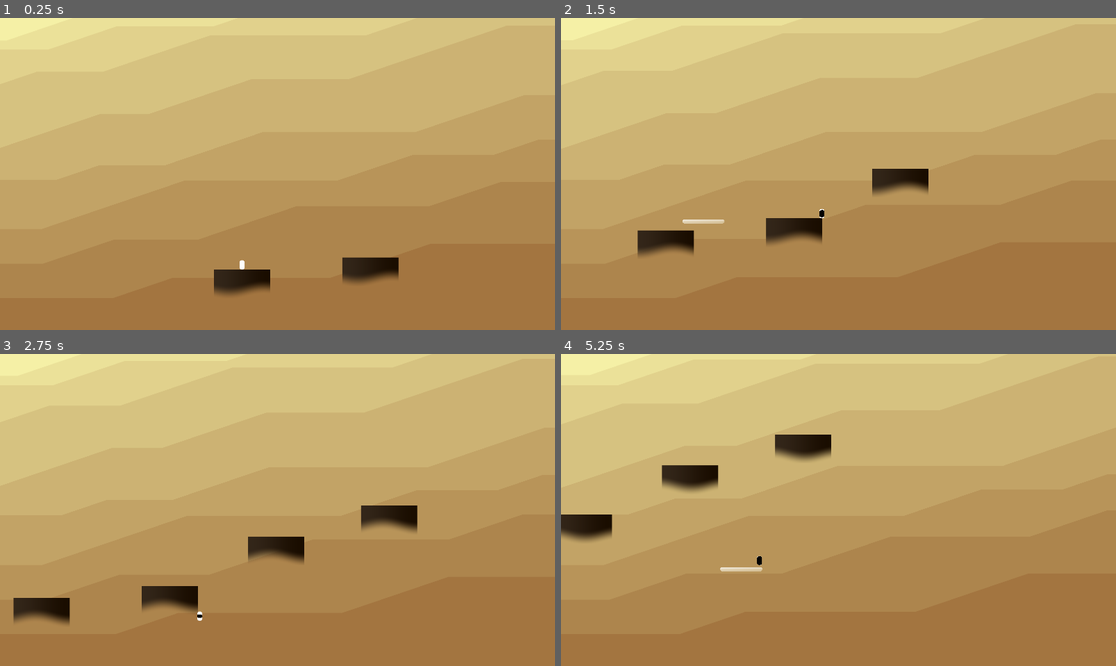
Above: before the commit, frames 1-4 (two rows, left to right).
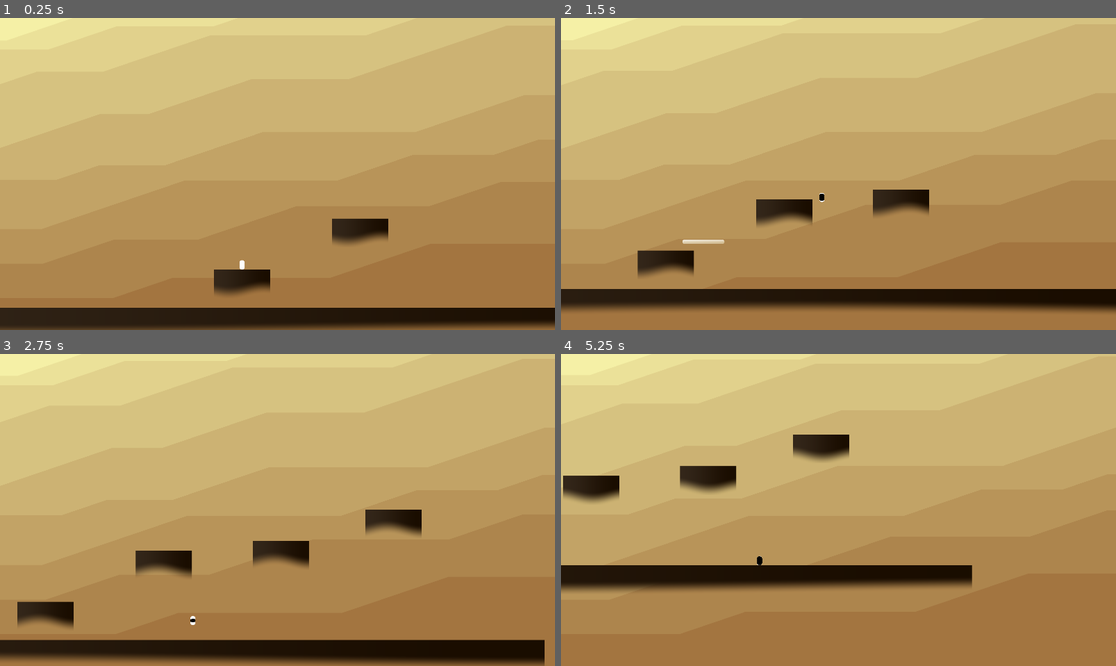
Above: after the commit, the same moments.

Repository: haikey-build/climb
Game: Godot game, scene res://level/desert/desert_level.tscn
Two runs of this game, one before a commit and one after it. Both use one fixed random seed, a clock stepped at 60 frames per second and the inputs below. Before the commit the project starts from res://level/desert_level.tscn.
Inputs:
- Up to frame 1 (0.25 s): no input
- Up to frame 2 (1.5 s): tap Enter (ui_accept) at 0.5 s; hold D (right) from 0.53 s (still down); tap Q (recall_platform) at 0.6 s; tap W (jump) at 0.77 s; tap S (set_platform) at 0.8, 1.35 s
- Up to frame 3 (2.75 s): tap W (jump) at 1.52 s; tap Q (recall_platform) at 1.55, 2.1 s; release D (right) at 2.03 s; hold A (left) from 2.03 s (still down); tap S (set_platform) at 2.3 s
- Up to frame 4 (5.25 s): release A (left) at 2.78 s; hold D (right) 2.78-4.28 s; tap S (set_platform) at 2.85, 3.8, 5.1 s; tap W (jump) at 3.02, 3.77, 4.52 s; tap Q (recall_platform) at 3.05, 4.35 s; tap E (swap_platform_type) at 3.6 s; hold A (left) 4.28-5.03 s; hold D (right) from 5.03 s (still down)

The runs differ from the first frame. In frame 1, 8.6% of the frame differs, in the area x 0-100%, y 64-100%; in frame 2, 11%, in the area x 0-100%, y 48-95%; in frame 3, 11%; in frame 4, 8.7%.

Commit message:
file refactor

Diff:
--- a/background/background_slice.tres
+++ b/background/desert/background_slice.tres
@@ -1,6 +1,6 @@
 [gd_resource type="ShaderMaterial" load_steps=2 format=3 uid="uid://bmbvt6lcg6esp"]
 
-[ext_resource type="Shader" path="res://background/background_slice.gdshader" id="1_5jjtc"]
+[ext_resource type="Shader" path="res://background/desert/background_slice.gdshader" id="1_5jjtc"]
 
 [resource]
 shader = ExtResource("1_5jjtc")
--- a/background/desert_background.gd
+++ b/background/desert/desert_background.gd
@@ -2,7 +2,7 @@
 
 var _rng = RandomNumberGenerator.new()
 
-@onready var slice_scene = preload("res://background/desert_slice.tscn")
+@onready var slice_scene = preload("res://background/desert/desert_slice.tscn")
 @onready var slices = []
 @onready var start_color = Color(1, 1, 0.7, 1)
 @onready var end_color = Color(.6, .4, 0.2, 1)
--- a/background/desert_background.tscn
+++ b/background/desert/desert_background.tscn
@@ -1,6 +1,6 @@
 [gd_scene load_steps=2 format=3 uid="uid://bkiupjnxtypyq"]
 
-[ext_resource type="Script" path="res://background/desert_background.gd" id="1_2qye8"]
+[ext_resource type="Script" path="res://background/desert/desert_background.gd" id="1_2qye8"]
 
 [node name="DesertBackground" type="Node2D"]
 script = ExtResource("1_2qye8")
--- /dev/null
+++ b/background/desert/desert_slice.tscn
@@ -0,0 +1,12 @@
+[gd_scene load_steps=4 format=3 uid="uid://cpwvdobiy534r"]
+
+[ext_resource type="Material" uid="uid://bmbvt6lcg6esp" path="res://background/desert/background_slice.tres" id="1_vxyos"]
+[ext_resource type="Script" path="res://background/desert/desert_slice.gd" id="2_3fvc8"]
+
+[sub_resource type="CanvasTexture" id="CanvasTexture_mt8ll"]
+
+[node name="DesertSlice" type="Sprite2D"]
+material = ExtResource("1_vxyos")
+scale = Vector2(11.625, 11.625)
+texture = SubResource("CanvasTexture_mt8ll")
+script = ExtResource("2_3fvc8")
--- a/background/desert_slice.tscn
+++ /dev/null
@@ -1,12 +0,0 @@
-[gd_scene load_steps=4 format=3 uid="uid://cpwvdobiy534r"]
-
-[ext_resource type="Material" uid="uid://bmbvt6lcg6esp" path="res://background/background_slice.tres" id="1_t5o1e"]
-[ext_resource type="Script" path="res://background/desert_slice.gd" id="2_x6twi"]
-
-[sub_resource type="CanvasTexture" id="CanvasTexture_mt8ll"]
-
-[node name="DesertSlice" type="Sprite2D"]
-material = ExtResource("1_t5o1e")
-scale = Vector2(11.625, 11.625)
-texture = SubResource("CanvasTexture_mt8ll")
-script = ExtResource("2_x6twi")
--- a/background/floating_platform.tres
+++ b/background/platforms/floating_platform.tres
@@ -1,6 +1,6 @@
 [gd_resource type="ShaderMaterial" load_steps=2 format=3 uid="uid://be0dl4seydhre"]
 
-[ext_resource type="Shader" path="res://background/floating_platform.gdshader" id="1_0flls"]
+[ext_resource type="Shader" path="res://background/platforms/floating_platform.gdshader" id="1_0flls"]
 
 [resource]
 shader = ExtResource("1_0flls")
--- a/background/floating_platform.tscn
+++ b/background/platforms/floating_platform.tscn
@@ -1,7 +1,7 @@
 [gd_scene load_steps=5 format=3 uid="uid://dc2b421wo8kwx"]
 
-[ext_resource type="Material" uid="uid://be0dl4seydhre" path="res://background/floating_platform.tres" id="1_dn8m7"]
-[ext_resource type="Script" path="res://background/floating_platform.gd" id="1_wbudu"]
+[ext_resource type="Script" path="res://background/platforms/floating_platform.gd" id="1_eqgp4"]
+[ext_resource type="Material" uid="uid://be0dl4seydhre" path="res://background/platforms/floating_platform.tres" id="2_qfwqc"]
 
 [sub_resource type="RectangleShape2D" id="RectangleShape2D_jibag"]
 size = Vector2(97.1843, 50.2722)
@@ -10,7 +10,7 @@
 
 [node name="FloatingPlatform" type="StaticBody2D"]
 scale = Vector2(2, 1)
-script = ExtResource("1_wbudu")
+script = ExtResource("1_eqgp4")
 
 [node name="CollisionShape2D" type="CollisionShape2D" parent="."]
 position = Vector2(-0.127989, -24.8639)
@@ -18,6 +18,6 @@
 
 [node name="Sprite2D" type="Sprite2D" parent="."]
 z_index = 7
-material = ExtResource("1_dn8m7")
+material = ExtResource("2_qfwqc")
 scale = Vector2(97.297, 100)
 texture = SubResource("CanvasTexture_x1wbi")
--- a/char/desert_char.tscn
+++ b/char/player/desert_char.tscn
@@ -1,6 +1,6 @@
 [gd_scene load_steps=4 format=3 uid="uid://blubiq053mo8n"]
 
-[ext_resource type="Script" path="res://char/desert_char.gd" id="1_230j0"]
+[ext_resource type="Script" path="res://char/player/desert_char.gd" id="1_230j0"]
 
 [sub_resource type="CapsuleShape2D" id="CapsuleShape2D_trj2w"]
 radius = 9.0
--- a/char/explorer.tscn
+++ b/char/player/explorer.tscn
@@ -1,6 +1,6 @@
 [gd_scene load_steps=2 format=3 uid="uid://cvmf4fik8obik"]
 
-[ext_resource type="Script" path="res://char/explorer.gd" id="1_cd3u5"]
+[ext_resource type="Script" path="res://char/player/explorer.gd" id="1_cd3u5"]
 
 [node name="Explorer" type="CharacterBody2D"]
 script = ExtResource("1_cd3u5")
--- a/char/proto_char.tscn
+++ b/char/player/proto_char.tscn
@@ -1,7 +1,7 @@
 [gd_scene load_steps=6 format=3 uid="uid://durrgqvx088gf"]
 
-[ext_resource type="Script" path="res://char/proto_char.gd" id="1_wbe7g"]
-[ext_resource type="Texture2D" uid="uid://r7jltp8e2ytc" path="res://char/capsule_Background_Removed.png" id="2_xpm66"]
+[ext_resource type="Script" path="res://char/player/proto_char.gd" id="1_wbe7g"]
+[ext_resource type="Texture2D" uid="uid://r7jltp8e2ytc" path="res://char/player/capsule_Background_Removed.png" id="2_xpm66"]
 
 [sub_resource type="CapsuleShape2D" id="CapsuleShape2D_ernw0"]
 
--- a/level/blocks/basic_block.tscn
+++ b/level/blocks/basic_block.tscn
@@ -1,7 +1,7 @@
 [gd_scene load_steps=4 format=3 uid="uid://c02jydykctbe"]
 
-[ext_resource type="Texture2D" uid="uid://bfkm6rgtvas4r" path="res://level/white-border-64.png" id="1_pxpvo"]
 [ext_resource type="Script" path="res://level/blocks/basic_block.gd" id="1_q560b"]
+[ext_resource type="Texture2D" uid="uid://bfkm6rgtvas4r" path="res://level/proto/white-border-64.png" id="2_j4csq"]
 
 [sub_resource type="RectangleShape2D" id="RectangleShape2D_hqme0"]
 
@@ -13,4 +13,4 @@
 
 [node name="White-border-64" type="Sprite2D" parent="."]
 scale = Vector2(0.3125, 0.3125)
-texture = ExtResource("1_pxpvo")
+texture = ExtResource("2_j4csq")
--- a/level/blocks/high_jump_block.tscn
+++ b/level/blocks/high_jump_block.tscn
@@ -1,7 +1,7 @@
 [gd_scene load_steps=4 format=3 uid="uid://cxcaxq03un2d"]
 
 [ext_resource type="Script" path="res://level/blocks/high_jump_block.gd" id="1_nerlm"]
-[ext_resource type="Texture2D" uid="uid://bfkm6rgtvas4r" path="res://level/white-border-64.png" id="1_qobnl"]
+[ext_resource type="Texture2D" uid="uid://bfkm6rgtvas4r" path="res://level/proto/white-border-64.png" id="1_qobnl"]
 
 [sub_resource type="RectangleShape2D" id="RectangleShape2D_of0p4"]
 
--- a/level/DesertCamera.gd
+++ b/level/desert/DesertCamera.gd
@@ -28,12 +28,8 @@
 	for val in _tracker_vel_history:
 		x_diff += (_tracker.position.x - val) / 80000
 
-
 	var avg_velocity = (_tracker_vel_history[-1] - _tracker_vel_history[0]) / _tracker_vel_history.size()
 
-	print(avg_velocity)
-
-	# Determine the direction based on the threshold
 	if avg_velocity > _threshold:
 		_current_direction = 1
 		if _direction_change_counter < _direction_change_time:
@@ -45,14 +41,14 @@
 
 	var amount = s_curve_lerp(_offset_left.x, _offset_right.x, _direction_change_counter / _direction_change_time)
 
-	print('amount: ', amount)
+	_offset = Vector2(amount, -120)
 
-	_offset = Vector2(amount, -120)
 
 func s_curve_lerp(start_value: float, end_value: float, alpha: float) -> float:
 	alpha = clamp(alpha, 0.0, 1.0)
 	var t = alpha * alpha * (3.0 - 2.0 * alpha)
 	return start_value + t * (end_value - start_value)
+
 
 func _process(delta):
 	_update_offset()
@@ -65,11 +61,6 @@
 	else:
 		position.y = lerp(position.y, target_position.y, 1.0 / 100)
 
-#func _process(delta):
-	#var target_position = _tracker.position + _offset
-	#
-	#position.x = lerp(position.x, target_position.x, 1.0 / 10)
-	#position.y = lerp(position.y, target_position.y, 1.0 / 10)
 
 func set_tracker(tracker):
 	_tracker = tracker
--- a/level/desert_level.gd
+++ b/level/desert/desert_level.gd
@@ -1,14 +1,14 @@
 extends Node2D
 
 @onready var _placed_platform_scene = preload("res://level/blocks/standard_placed_plat.tscn")
-@onready var _world_platform_scene = preload("res://background/floating_platform.tscn")
+@onready var _world_platform_scene = preload("res://background/platforms/floating_platform.tscn")
 @onready var _player_platforms = []
 @onready var _world_platforms = [$FloatingPlatform]
 @onready var _rng = RandomNumberGenerator.new()
 
-@export var _theta_1 = -0.5#- 3 * PI / 4
-@export var _theta_2 = 0#PI / 4
-@export var _r_1 = 300
+@export var _theta_1 = 0#- 3 * PI / 4
+@export var _theta_2 = -0.5#PI / 4
+@export var _r_1 = 350
 @export var _r_2 = 400
 
 func _ready():
--- a/level/desert_level.tscn
+++ b/level/desert/desert_level.tscn
@@ -1,10 +1,10 @@
 [gd_scene load_steps=6 format=3 uid="uid://cl7q5ig7ld66d"]
 
-[ext_resource type="Script" path="res://level/desert_level.gd" id="1_0mk17"]
-[ext_resource type="PackedScene" uid="uid://dc2b421wo8kwx" path="res://background/floating_platform.tscn" id="1_fk405"]
-[ext_resource type="PackedScene" uid="uid://blubiq053mo8n" path="res://char/desert_char.tscn" id="2_3cbxh"]
-[ext_resource type="Script" path="res://level/DesertCamera.gd" id="4_gbyc8"]
-[ext_resource type="PackedScene" uid="uid://bkiupjnxtypyq" path="res://background/desert_background.tscn" id="4_o7y5l"]
+[ext_resource type="Script" path="res://level/desert/desert_level.gd" id="1_0mk17"]
+[ext_resource type="PackedScene" uid="uid://dc2b421wo8kwx" path="res://background/platforms/floating_platform.tscn" id="1_fk405"]
+[ext_resource type="PackedScene" uid="uid://blubiq053mo8n" path="res://char/player/desert_char.tscn" id="2_3cbxh"]
+[ext_resource type="Script" path="res://level/desert/DesertCamera.gd" id="4_gbyc8"]
+[ext_resource type="PackedScene" uid="uid://bkiupjnxtypyq" path="res://background/desert/desert_background.tscn" id="4_o7y5l"]
 
 [node name="DesertLevel" type="Node2D"]
 script = ExtResource("1_0mk17")
@@ -22,9 +22,18 @@
 [node name="ParallaxLayer" type="ParallaxLayer" parent="ParallaxBackground"]
 motion_scale = Vector2(0, 0)
 
+[node name="FloatingPlatform2" parent="." instance=ExtResource("1_fk405")]
+z_index = 2
+position = Vector2(0, 133)
+scale = Vector2(35.505, 1)
+
 [node name="DesertCamera" type="Camera2D" parent="."]
 position = Vector2(0, -150)
 position_smoothing_speed = 2.0
+drag_left_margin = 0.33
+drag_top_margin = 0.33
+drag_right_margin = 0.33
+drag_bottom_margin = 0.21
 editor_draw_limits = true
 editor_draw_drag_margin = true
 script = ExtResource("4_gbyc8")
@@ -33,11 +42,5 @@
 z_index = -1
 position = Vector2(0, 150)
 
-[node name="FloatingPlatform2" parent="." instance=ExtResource("1_fk405")]
-visible = false
-z_index = 2
-position = Vector2(0, 133)
-scale = Vector2(35.505, 1)
-
 [connection signal="char_landed" from="DesertChar" to="." method="_on_desert_char_char_landed"]
 [connection signal="set_platform_attempted" from="DesertChar" to="." method="_on_desert_char_set_platform_attempted"]
--- /dev/null
+++ b/level/proto/proto_level.tscn
@@ -0,0 +1,54 @@
+[gd_scene load_steps=6 format=3 uid="uid://dt8hnpnr7641e"]
+
+[ext_resource type="Script" path="res://level/proto/proto_level.gd" id="1_b0p6f"]
+[ext_resource type="PackedScene" uid="uid://c02jydykctbe" path="res://level/blocks/basic_block.tscn" id="2_vw07r"]
+[ext_resource type="PackedScene" uid="uid://b3unisjc1mbkd" path="res://level/items/level_up.tscn" id="3_kweme"]
+[ext_resource type="Texture2D" uid="uid://bh4sw6tsc1jjo" path="res://level/proto/flag.webp" id="4_sxq3c"]
+[ext_resource type="PackedScene" uid="uid://durrgqvx088gf" path="res://char/player/proto_char.tscn" id="5_cyl3g"]
+
+[node name="ProtoLevel" type="Node2D"]
+script = ExtResource("1_b0p6f")
+
+[node name="BasicBlock" parent="." instance=ExtResource("2_vw07r")]
+position = Vector2(-172, 19)
+scale = Vector2(12.76, 1.47)
+
+[node name="BasicBlock2" parent="." instance=ExtResource("2_vw07r")]
+position = Vector2(214, -85)
+scale = Vector2(12.629, 1.135)
+
+[node name="BasicBlock3" parent="." instance=ExtResource("2_vw07r")]
+position = Vector2(-332, -277)
+scale = Vector2(3.315, 36.07)
+
+[node name="BasicBlock4" parent="." instance=ExtResource("2_vw07r")]
+position = Vector2(9, 166)
+scale = Vector2(12.76, 1.47)
+
+[node name="BasicBlock5" parent="." instance=ExtResource("2_vw07r")]
+position = Vector2(-491, -44)
+scale = Vector2(12.629, 1.135)
+
+[node name="BasicBlock6" parent="." instance=ExtResource("2_vw07r")]
+position = Vector2(636, -382)
+scale = Vector2(12.76, 1.47)
+
+[node name="LevelUp" parent="." instance=ExtResource("3_kweme")]
+position = Vector2(630, -439)
+
+[node name="Flag" type="Sprite2D" parent="."]
+position = Vector2(-456, -97)
+scale = Vector2(0.224609, 0.192383)
+texture = ExtResource("4_sxq3c")
+
+[node name="CameraLevel" type="Camera2D" parent="."]
+position = Vector2(40, -198)
+enabled = false
+zoom = Vector2(0.67, 0.67)
+
+[node name="ProtoChar" parent="." instance=ExtResource("5_cyl3g")]
+position = Vector2(-176, -119)
+
+[connection signal="body_entered" from="LevelUp" to="." method="_on_level_up_body_entered"]
+[connection signal="recall_platform_attempted" from="ProtoChar" to="." method="_on_proto_char_recall_platform_attempted"]
+[connection signal="set_platform_attempted" from="ProtoChar" to="." method="_on_proto_char_set_platform_attempted"]
--- a/level/proto_level.tscn
+++ /dev/null
@@ -1,54 +0,0 @@
-[gd_scene load_steps=6 format=3 uid="uid://dt8hnpnr7641e"]
-
-[ext_resource type="Script" path="res://level/proto_level.gd" id="1_olv6m"]
-[ext_resource type="PackedScene" uid="uid://c02jydykctbe" path="res://level/blocks/basic_block.tscn" id="3_oqne8"]
-[ext_resource type="PackedScene" uid="uid://b3unisjc1mbkd" path="res://level/items/level_up.tscn" id="4_tk5as"]
-[ext_resource type="Texture2D" uid="uid://bh4sw6tsc1jjo" path="res://level/flag.webp" id="5_1248s"]
-[ext_resource type="PackedScene" uid="uid://durrgqvx088gf" path="res://char/proto_char.tscn" id="5_tgphy"]
-
-[node name="ProtoLevel" type="Node2D"]
-script = ExtResource("1_olv6m")
-
-[node name="BasicBlock" parent="." instance=ExtResource("3_oqne8")]
-position = Vector2(-172, 19)
-scale = Vector2(12.76, 1.47)
-
-[node name="BasicBlock2" parent="." instance=ExtResource("3_oqne8")]
-position = Vector2(214, -85)
-scale = Vector2(12.629, 1.135)
-
-[node name="BasicBlock3" parent="." instance=ExtResource("3_oqne8")]
-position = Vector2(-332, -277)
-scale = Vector2(3.315, 36.07)
-
-[node name="BasicBlock4" parent="." instance=ExtResource("3_oqne8")]
-position = Vector2(9, 166)
-scale = Vector2(12.76, 1.47)
-
-[node name="BasicBlock5" parent="." instance=ExtResource("3_oqne8")]
-position = Vector2(-491, -44)
-scale = Vector2(12.629, 1.135)
-
-[node name="BasicBlock6" parent="." instance=ExtResource("3_oqne8")]
-position = Vector2(636, -382)
-scale = Vector2(12.76, 1.47)
-
-[node name="LevelUp" parent="." instance=ExtResource("4_tk5as")]
-position = Vector2(630, -439)
-
-[node name="Flag" type="Sprite2D" parent="."]
-position = Vector2(-456, -97)
-scale = Vector2(0.224609, 0.192383)
-texture = ExtResource("5_1248s")
-
-[node name="CameraLevel" type="Camera2D" parent="."]
-position = Vector2(40, -198)
-enabled = false
-zoom = Vector2(0.67, 0.67)
-
-[node name="ProtoChar" parent="." instance=ExtResource("5_tgphy")]
-position = Vector2(-176, -119)
-
-[connection signal="body_entered" from="LevelUp" to="." method="_on_level_up_body_entered"]
-[connection signal="recall_platform_attempted" from="ProtoChar" to="." method="_on_proto_char_recall_platform_attempted"]
-[connection signal="set_platform_attempted" from="ProtoChar" to="." method="_on_proto_char_set_platform_attempted"]
--- a/project.godot
+++ b/project.godot
@@ -11,7 +11,7 @@
 [application]
 
 config/name="Climb"
-run/main_scene="res://level/desert_level.tscn"
+run/main_scene="res://level/desert/desert_level.tscn"
 config/features=PackedStringArray("4.2", "Forward Plus")
 config/icon="res://icon.svg"
 
Renamed: background/background_slice.gdshader -> background/desert/background_slice.gdshader
Renamed: background/desert_slice.gd -> background/desert/desert_slice.gd
Renamed: background/floating_platform.gd -> background/platforms/floating_platform.gd
Renamed: background/floating_platform.gdshader -> background/platforms/floating_platform.gdshader
Renamed: char/capsule_Background_Removed.png -> char/player/capsule_Background_Removed.png
Not shown, changed: char/player/capsule_Background_Removed.png.import
Renamed: char/desert_char.gd -> char/player/desert_char.gd
Renamed: char/explorer.gd -> char/player/explorer.gd
Renamed: char/proto_char.gd -> char/player/proto_char.gd
Renamed: level/flag.webp -> level/proto/flag.webp
Not shown, changed: level/proto/flag.webp.import
Renamed: level/proto_level.gd -> level/proto/proto_level.gd
(and 2 more such lines)
